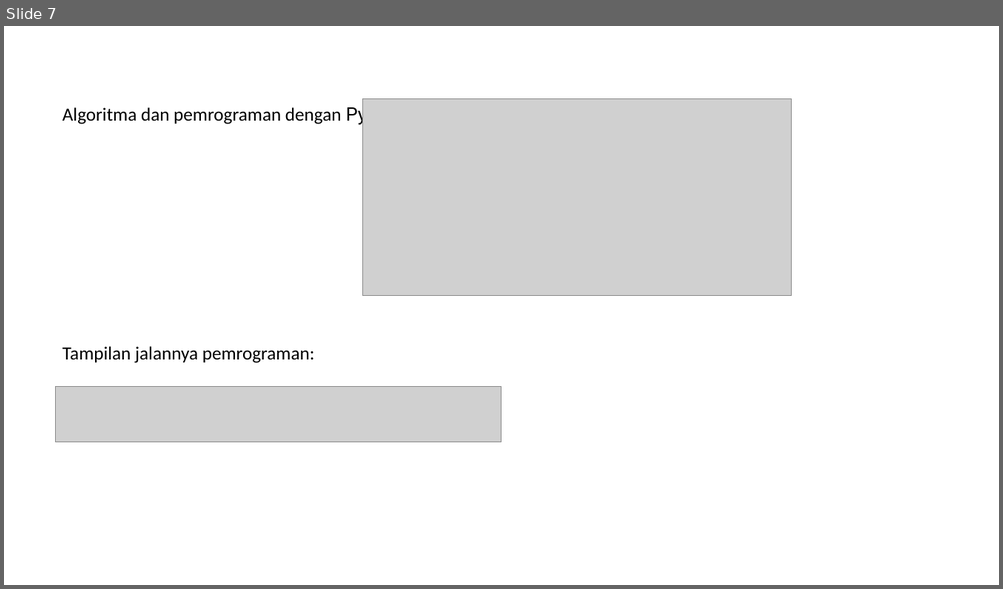
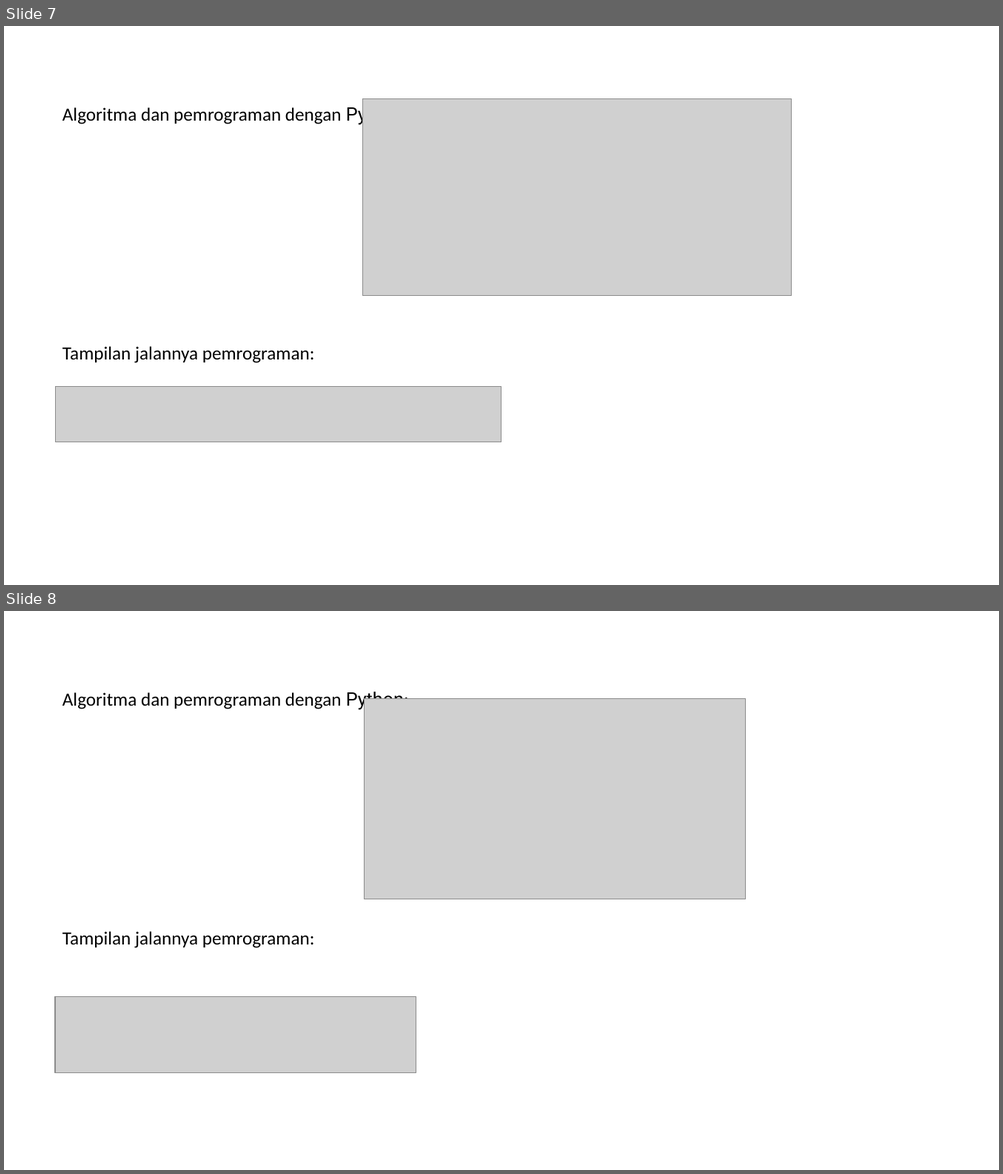
Before and after one commit to zysrnh/AlproP13_Kampus, a slide deck: 250414010_ZakiYusronHasyimmi_Pr13.pptx. Shown one above the other, each under a label of ours: slide 7 before the commit, slides 7 and 8 after it. The pictures are 1003x589 and 1003x1174 pixels, drawn with LibreOffice and Linux fonts; fonts in the diff are those of the drawing; grey boxes stand for pictures. Boxes give left, top, right and bottom in pixels: in the first picture for what was removed or moved away, otherwise in the second. Text is boxed around its words. In the diff, an @@ line names an element or a change of style, - is before the commit and + after.

```diff
--- a/250414010_ZakiYusronHasyimmi_Pr13.pptx
+++ b/250414010_ZakiYusronHasyimmi_Pr13.pptx
@@ slide 8 added at bbox=[4, 611, 999, 1170], background #FFFFFF @@
@@ text added at bbox=[62, 689, 409, 710], 18 pt, text #000000 @@
+Algoritma dan pemrograman dengan Python:
@@ picture added at bbox=[364, 698, 745, 899] @@
@@ text added at bbox=[62, 931, 315, 948], 18 pt, text #000000 @@
+Tampilan jalannya pemrograman:
@@ picture added at bbox=[55, 997, 415, 1073] @@
```
Also in this commit, not shown: 1 other file.
